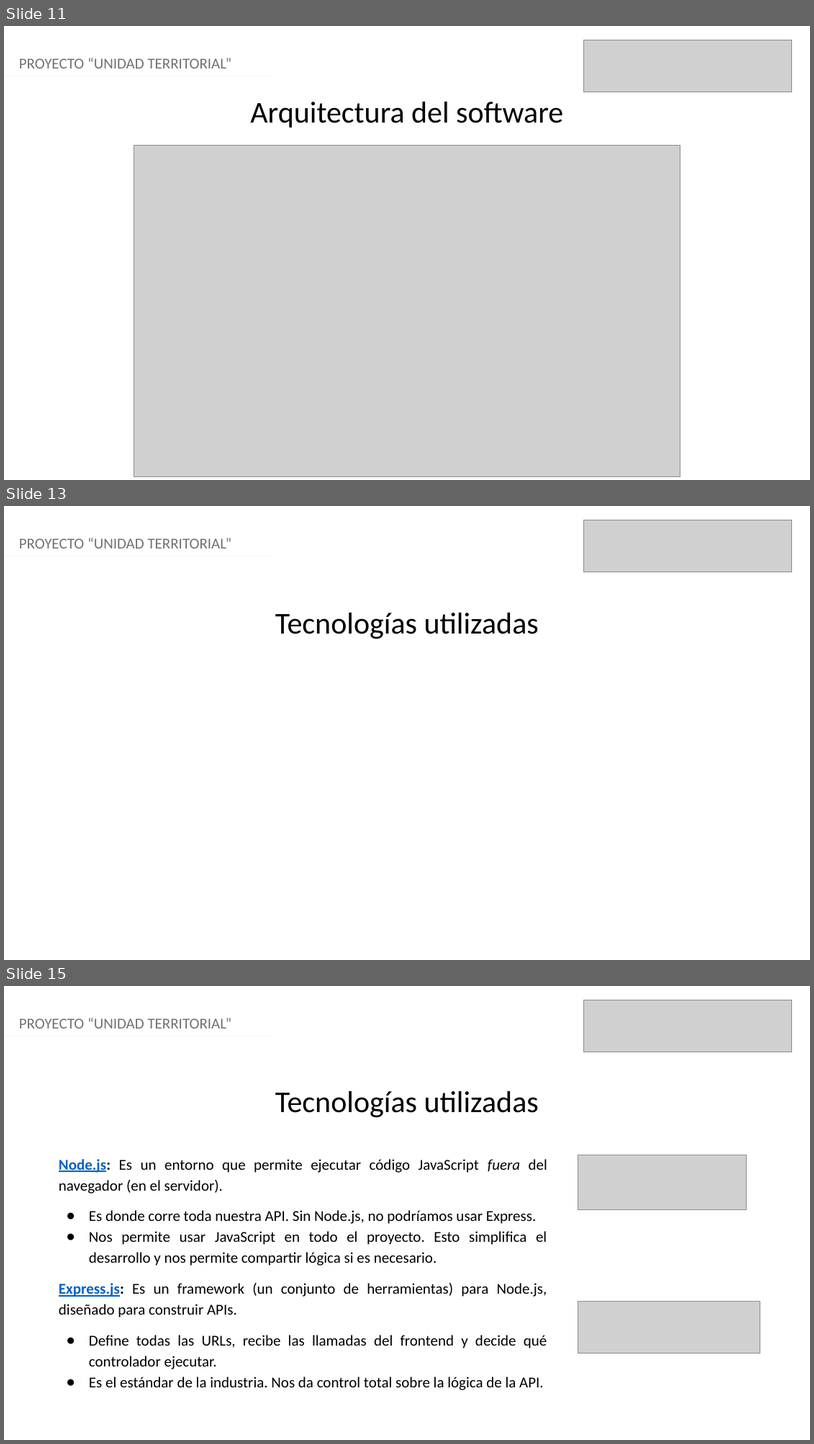
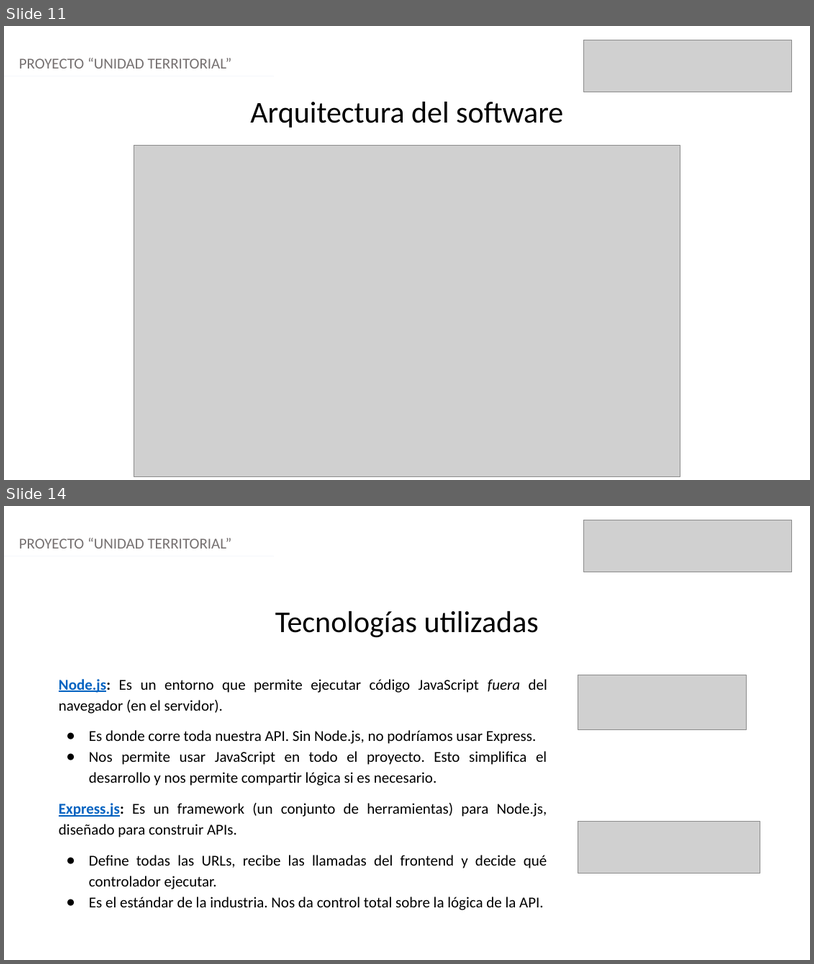
Before and after one commit to mariasaldivia/CAPSTONE_001V_G1A, a slide deck: Fase 3/Evidencias Grupales/Presentación Final.pptx. Shown one above the other, each under a label of ours: slides 11, 13 and 15 before the commit, slides 11 and 14 after it; the slides between them are not shown. The pictures are 814x1444 and 814x964 pixels, drawn with LibreOffice and Linux fonts; fonts in the diff are those of the drawing; grey boxes stand for pictures. Boxes give left, top, right and bottom in pixels: in the first picture for what was removed or moved away, otherwise in the second. Text is boxed around its words. In the diff, an @@ line names an element or a change of style, - is before the commit and + after.

```diff
--- a/Fase 3/Evidencias Grupales/Presentación Final.pptx
+++ b/Fase 3/Evidencias Grupales/Presentación Final.pptx
@@ slide 13 removed at box(4, 506, 810, 960), background #FFFFFF @@
@@ picture removed at box(584, 520, 792, 572) @@
@@ text removed at box(19, 538, 232, 548) @@
-PROYECTO “UNIDAD TERRITORIAL”
@@ line removed from (4, 556) to (275, 556) @@
@@ text removed at box(275, 613, 539, 639) @@
-Tecnologías utilizadas
@@ what was slide 15 is now slide 14 @@
```
Also in this commit, not shown: 10 slides changed.
